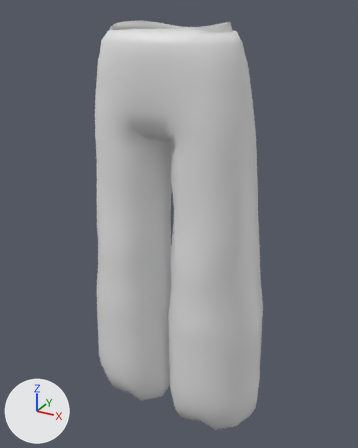
Two versions of the FBX model Assets/BoZo_StylizedModularCharacters/Outfits/Base/Bottom/Outfit_Bottom_BaggyPantsLong/BMSC_Outfit_Bottom_BaggyPantsLong.fbx, one commit apart.
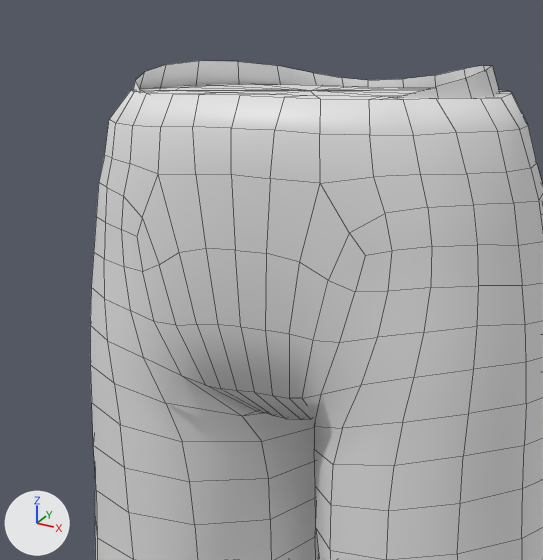
There are two pictures of each version: one whole from a 50 mm lens placed at (0.53, -0.953, 1.127), pointed at (-0.002, 0.015, 0.643), one close up on the part from 18% to 69% of the width and 0% to 42% of the height. The lights are fixed; the arrows at lower left show +X, +Y and +Z. The close-ups show mesh edges as thin lines. Materials are left out; every surface is plain grey. Where no turn or scale is listed for an object, it has been applied to the vertices.

Objects in the first close-up: 'Outfit_Bottom_BaggyPantsLong'.
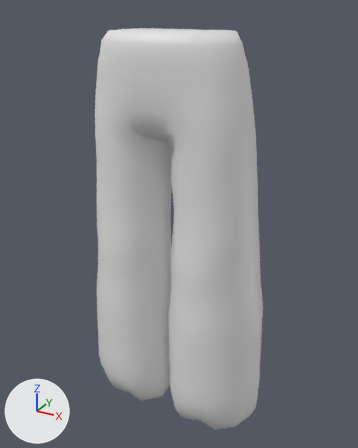
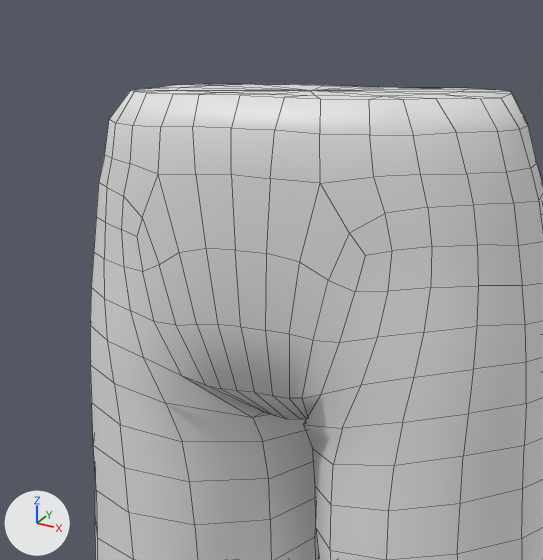
The change, as a list of edits to the scene's bpy script:
```text
Change me_mesh:
    where me_mesh.from_pydata(...)  # 865 vertices, 856 faces; spans x -0.233..0.233, y -0.131..0.121, z 0.102..1.098
    used by ob_outfit_bottom_baggypantslong; location = (0.0, 0.0, 0.0)
    verts and faces of me_mesh; kept vertices keep their numbers, new ones are numbered from 865
    before: 98 (0.024, -0.068, 0.868), 123 (0.029, -0.079, 0.867) at pixel (314, 426), 404 (0.022, -0.066, 0.846) at pixel (314, 449), 434 (0.012, -0.066, 0.867) at pixel (301, 419), 435 (0.019, -0.066, 0.868) at pixel (310, 419)
    before: 455 (-0.024, -0.068, 0.868) at pixel (256, 411), 480 (-0.029, -0.079, 0.867) at pixel (242, 416), 756 (-0.022, -0.066, 0.846) at pixel (261, 441), 784 (-0.012, -0.066, 0.867) at pixel (273, 415), 785 (-0.019, -0.066, 0.868) at pixel (264, 412)
    me_mesh part 1: the loose piece of 86 vertices spanning x -0.142..0.142, y -0.118..0.093, z 1.001..1.098 is deleted
    me_mesh part 2
    add verts[98] = (0.018, -0.068, 0.868)  # moved
    add verts[123] = (0.021, -0.079, 0.867)  # moved, pixel (303, 424)
    add verts[404] = (0.021, -0.066, 0.846)  # moved, pixel (312, 448)
    add verts[434] = (0.011, -0.066, 0.867)  # moved, pixel (300, 419)
    add verts[435] = (0.015, -0.066, 0.868)  # moved, pixel (306, 418)
    add verts[455] = (-0.018, -0.068, 0.868)  # moved, pixel (263, 412)
    add verts[480] = (-0.021, -0.079, 0.867)  # moved, pixel (252, 417)
    add verts[756] = (-0.021, -0.066, 0.846)  # moved, pixel (262, 441)
    add verts[784] = (-0.011, -0.066, 0.867)  # moved, pixel (274, 415)
    add verts[785] = (-0.015, -0.066, 0.868)  # moved, pixel (269, 413)
```

Boxes [x1, y1, x2, y2] around the edits, measured in the close-ups (543 x 560 px; the box of a moved part takes in the faces that stretch with it):
'Outfit_Bottom_BaggyPantsLong', reshaped
    before: [90, 61, 543, 560]
    after: [90, 84, 543, 560]
part 1 of me_mesh, deleted
    before: [133, 61, 499, 99]
part 2 of me_mesh, moved or reshaped
    both: [144, 358, 361, 505]
